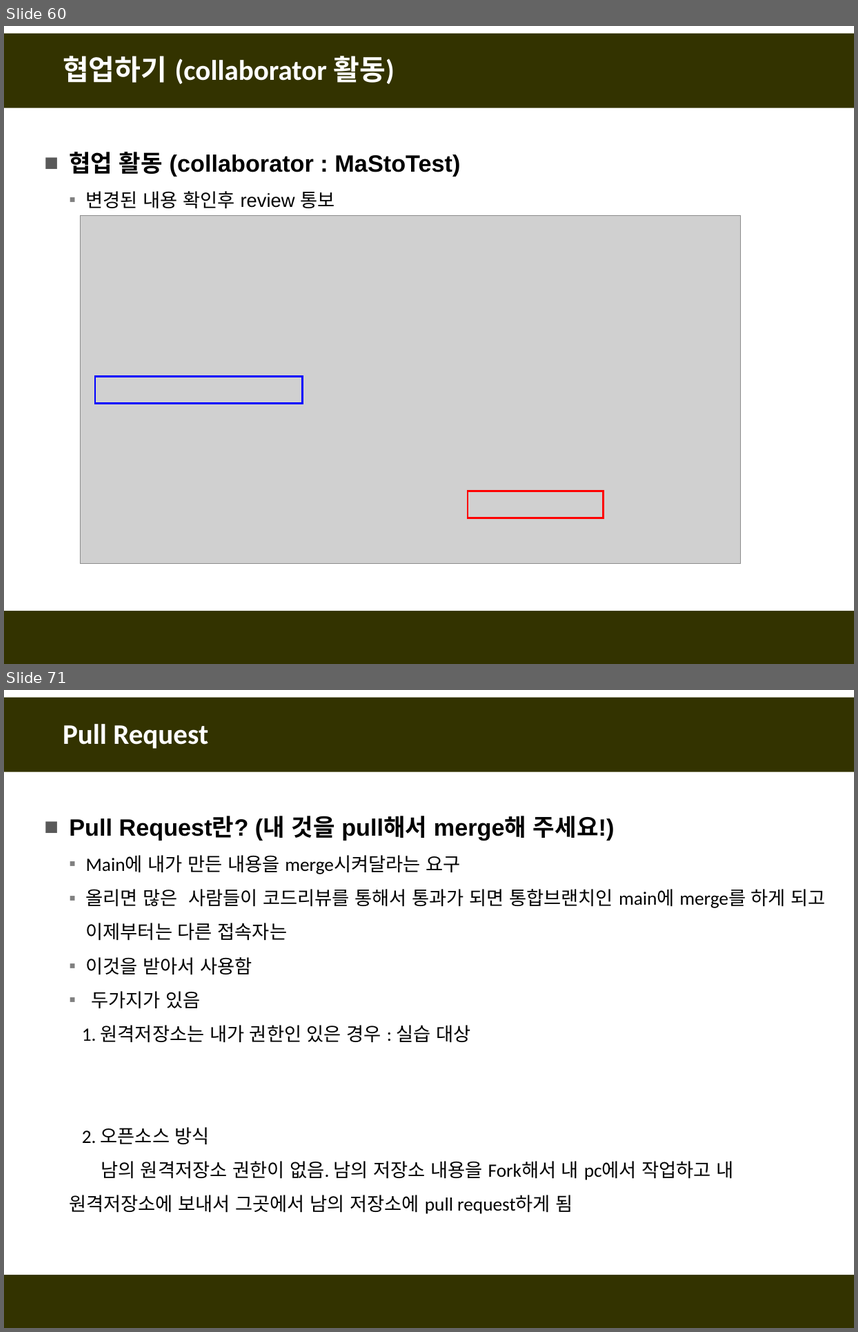
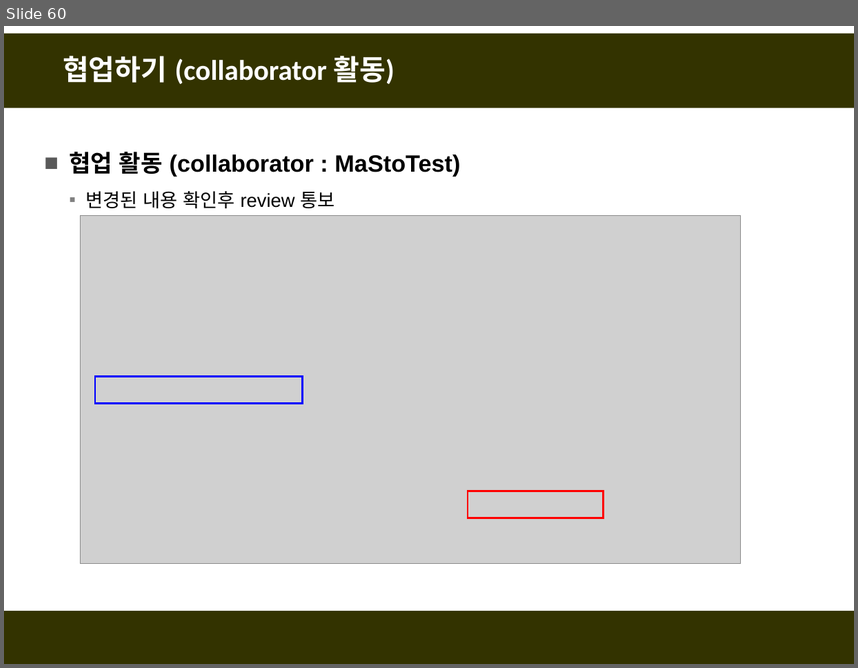
Before and after one commit to fasthill/github-lecture, a slide deck: git및github첫걸음4-협업하기.pptx. Shown one above the other, each under a label of ours: slides 60 and 71 before the commit, slide 60 after it; the slides between them are not shown. The pictures are 858x1332 and 858x668 pixels, drawn with LibreOffice and Linux fonts; fonts in the diff are those of the drawing; grey boxes stand for pictures. Boxes give left, top, right and bottom in pixels: in the first picture for what was removed or moved away, otherwise in the second. Text is boxed around its words. In the diff, an @@ line names an element or a change of style, - is before the commit and + after.

```diff
--- a/git및github첫걸음4-협업하기.pptx
+++ b/git및github첫걸음4-협업하기.pptx
@@ slide 71 removed at (x1=4, y1=690, x2=854, y2=1328), background #FFFFFF; not listed: 2 template elements that a slide beside it also shows @@
@@ title removed at (x1=63, y1=724, x2=208, y2=749) @@
-Pull Request
@@ text removed at (x1=69, y1=816, x2=826, y2=1214) @@
-■ Pull Request란? (내 것을 pull해서 merge해 주세요!)
-  ▪ Main에 내가 만든 내용을 merge시켜달라는 요구
-  ▪ 올리면 많은 사람들이 코드리뷰를 통해서 통과가 되면 통합브랜치인 main에 merge를 하게 되고 이제부터는 다른 접속자는
-  ▪ 이것을 받아서 사용함
-  ▪ 두가지가 있음
-  1. 원격저장소는 내가 권한인 있은 경우 : 실습 대상
-  2. 오픈소스 방식
-  남의 원격저장소 권한이 없음. 남의 저장소 내용을 Fork해서 내 pc에서 작업하고 내 원격저장소에 보내서 그곳에서 남의 저장소에 pull request하게 됨
```
Also in this commit, not shown: 10 slides changed, 5 slides added, 34 other slides removed.
